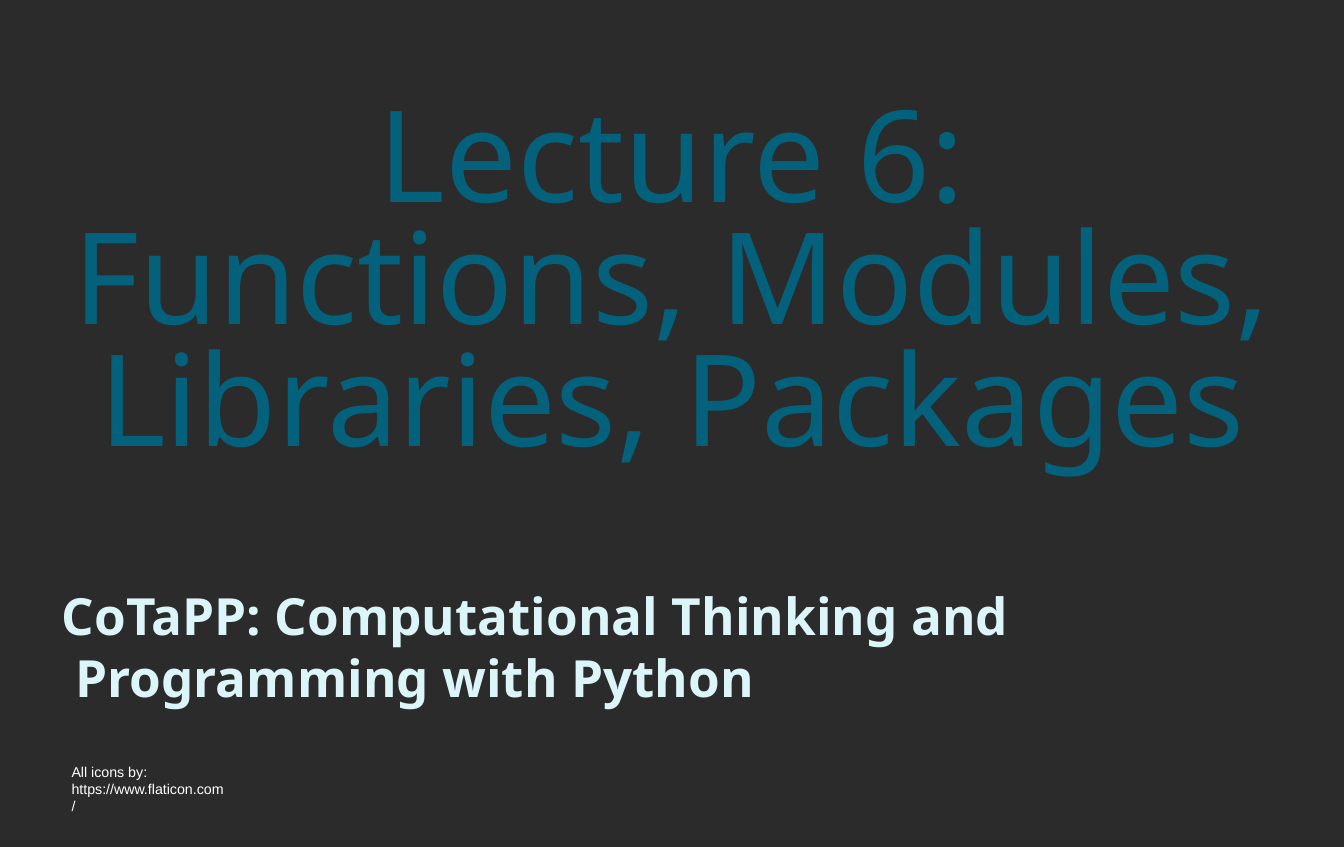
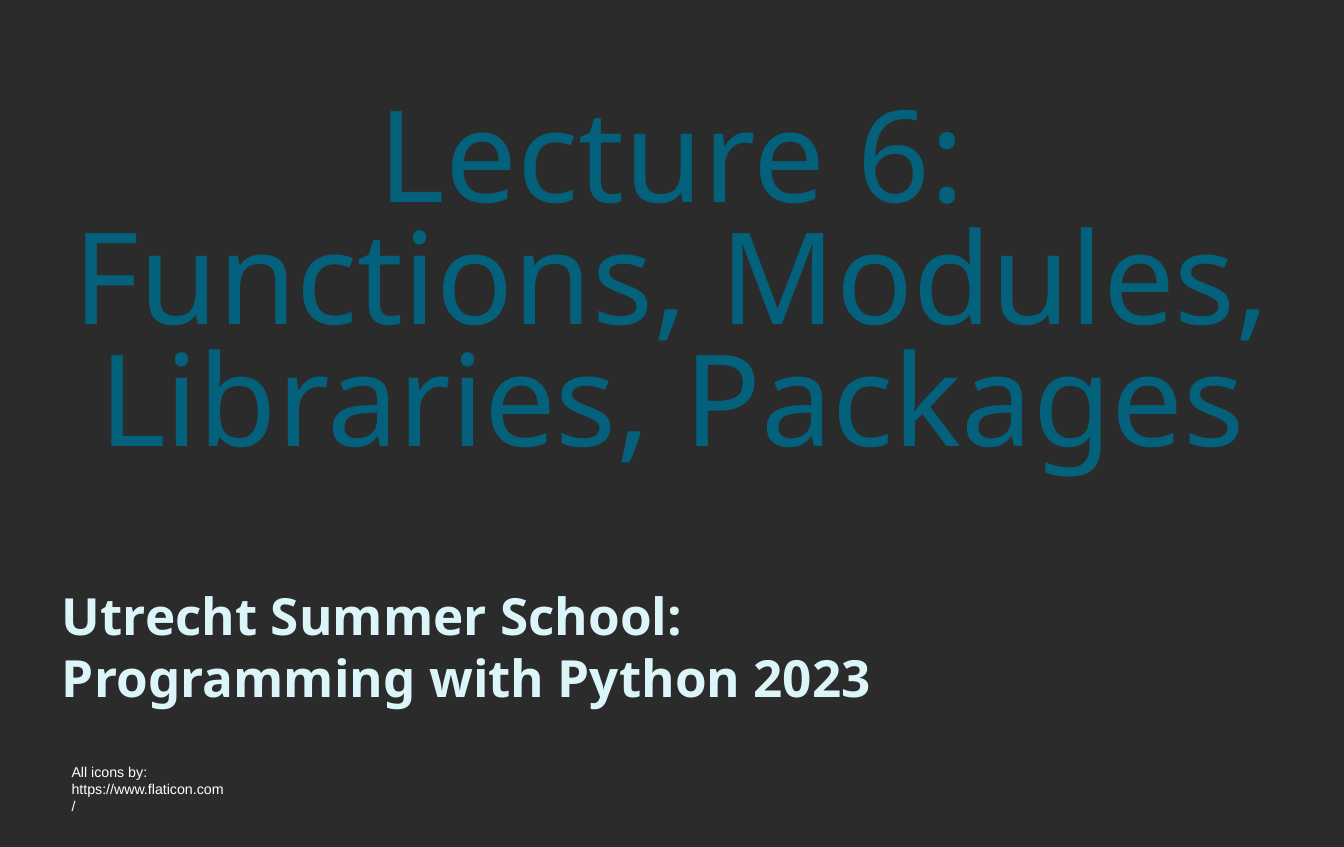
Before and after one commit to PabloMosUU/UssPython, a slide deck: slide 1 of LectureNotes/Unit2.1/Unit2.1 Functions, Modules, and Recursion presentation.odp. Drawn at 1344x847 pixels with LibreOffice and Linux fonts; fonts in the diff are those of the drawing; background and template pictures are left out; a plain dark background stands for a picture behind light text. Boxes give left, top, right and bottom in pixels: in the first picture for what was removed or moved away, otherwise in the second. Text is boxed around its words. In the diff, an @@ line names an element or a change of style, - is before the commit and + after.

Commit message:
course name was wrong

```diff
--- a/LectureNotes/Unit2.1/Unit2.1 Functions, Modules, and Recursion presentation.odp
+++ b/LectureNotes/Unit2.1/Unit2.1 Functions, Modules, and Recursion presentation.odp
@@ subtitle at (62,596,871,710): text changed @@
-CoTaPP: Computational Thinking and
-Programming with Python
+Utrecht Summer School:
+Programming with Python 2023
```
